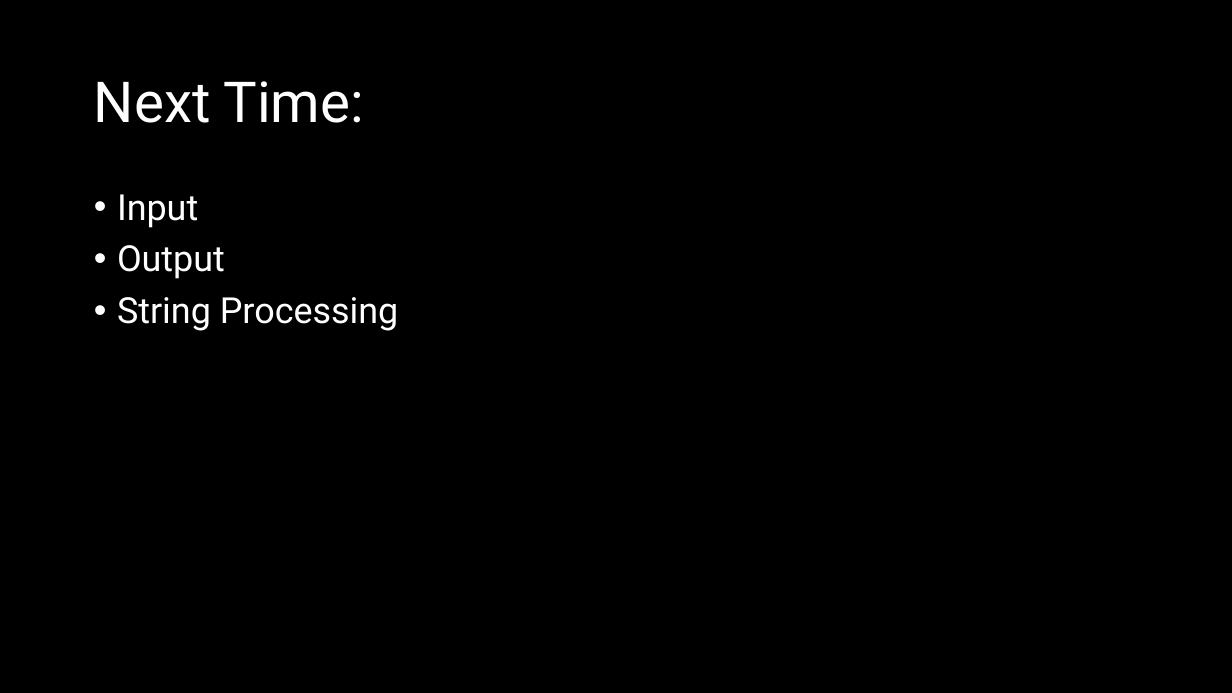
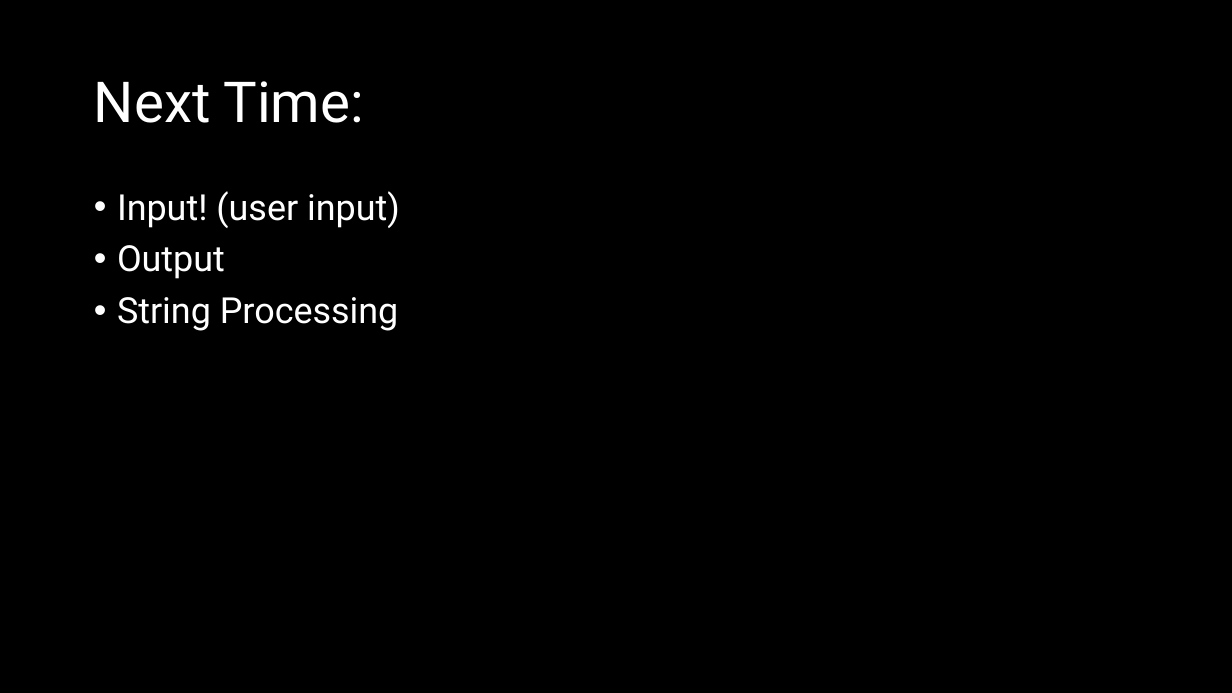
Before and after one commit to d-guh/computer-courses, a slide deck: slide 22 of intro-to-python/02/lesson-02.pptx. Drawn at 1232x693 pixels with LibreOffice and Linux fonts; fonts in the diff are those of the drawing; background and template pictures are left out. Boxes give left, top, right and bottom in pixels: in the first picture for what was removed or moved away, otherwise in the second. Text is boxed around its words. In the diff, an @@ line names an element or a change of style, - is before the commit and + after.

```diff
--- a/intro-to-python/02/lesson-02.pptx
+++ b/intro-to-python/02/lesson-02.pptx
@@ text at [117, 191, 400, 228]: text changed @@
-• Input
+• Input! (user input)
```
Also in this commit, not shown: 3 other slides changed, 1 other file.
